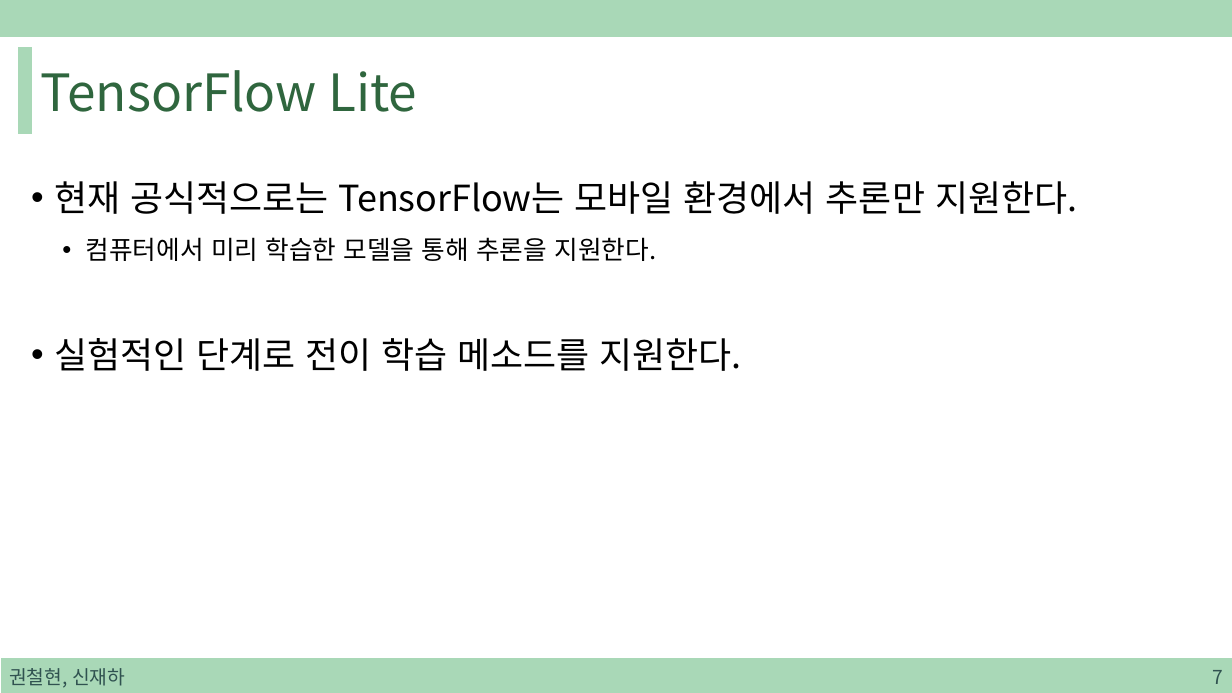
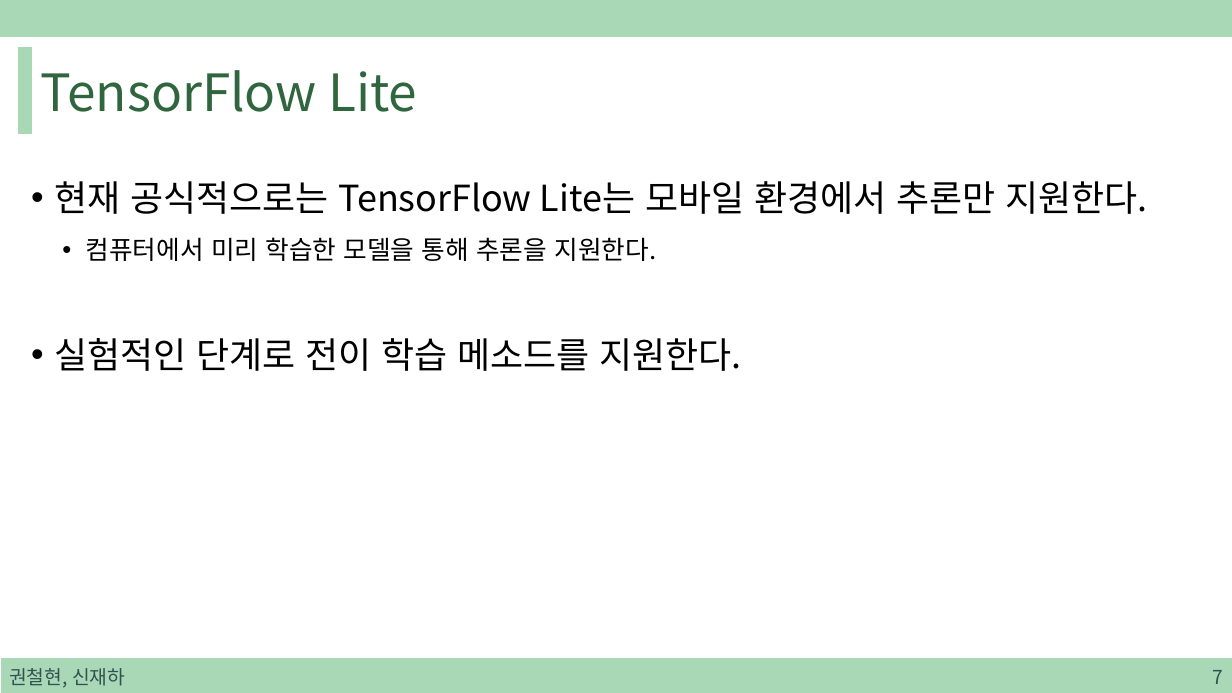
Before and after one commit to sjh4287/capston, a slide deck: slide 7 of 2022.01.21/On-Device Training.pptx. Drawn at 1232x693 pixels with LibreOffice and Linux fonts; fonts in the diff are those of the drawing. Boxes give left, top, right and bottom in pixels: in the first picture for what was removed or moved away, otherwise in the second. Text is boxed around its words. In the diff, an @@ line names an element or a change of style, - is before the commit and + after.

Commit message:
ppt

```diff
--- a/2022.01.21/On-Device Training.pptx
+++ b/2022.01.21/On-Device Training.pptx
@@ text at bbox=[54, 181, 1147, 214]: text changed @@
-• 현재 공식적으로는 TensorFlow는 모바일 환경에서 추론만 지원한다.
+• 현재 공식적으로는 TensorFlow Lite는 모바일 환경에서 추론만 지원한다.
```
Also in this commit, not shown: 1 other slide changed, 1 slide added.
